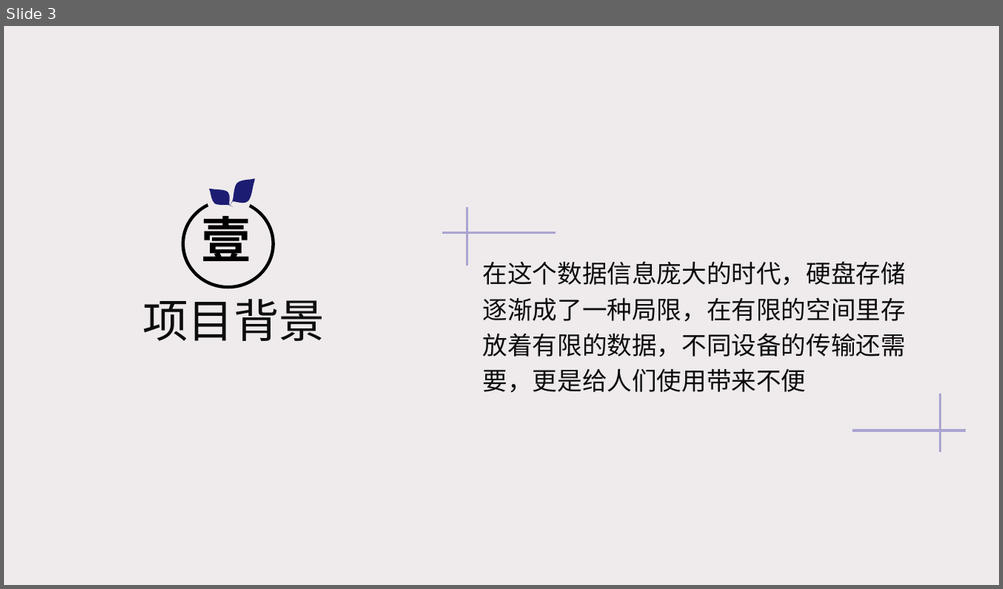
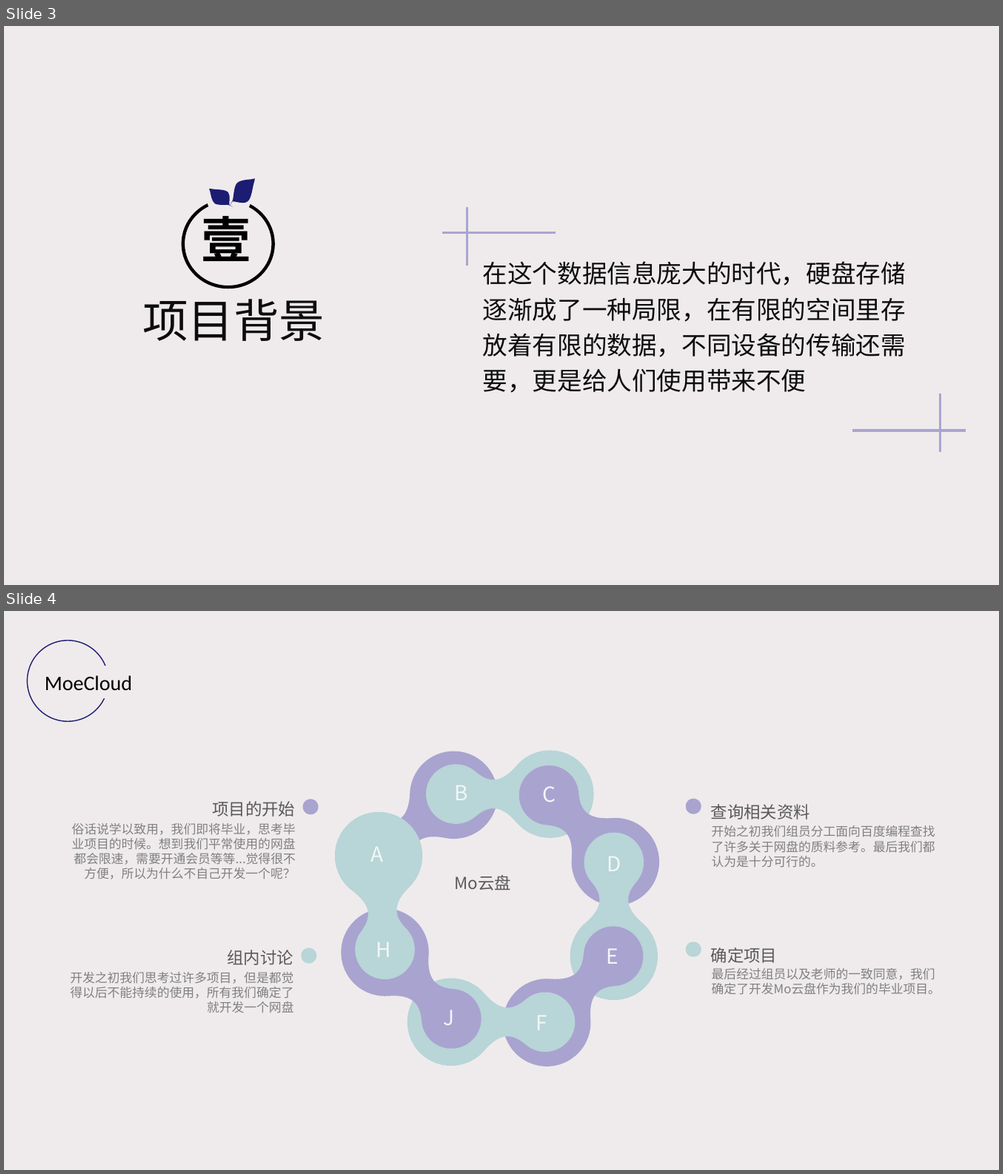
Before and after one commit to HopuTeam/MoeCloud, a slide deck: MoeCloud.pptx. Shown one above the other, each under a label of ours: slide 3 before the commit, slides 3 and 4 after it. The pictures are 1003x589 and 1003x1174 pixels, drawn with LibreOffice and Linux fonts; fonts in the diff are those of the drawing. Boxes give left, top, right and bottom in pixels: in the first picture for what was removed or moved away, otherwise in the second. Text is boxed around its words. In the diff, an @@ line names an element or a change of style, - is before the commit and + after.

```diff
--- a/MoeCloud.pptx
+++ b/MoeCloud.pptx
@@ slide 4 added at (x1=4, y1=611, x2=999, y2=1170), background #EFEBEC @@
@@ ellipse added at (x1=27, y1=640, x2=108, y2=721), outline #1C1C73 1 pt @@
@@ text added at (x1=45, y1=675, x2=132, y2=691), 20 pt, text #000000 @@
+MoeCloud
@@ text added at (x1=212, y1=801, x2=295, y2=817), 16 pt, text #595959 @@
+项目的开始
@@ rounded rectangle added at (x1=302, y1=799, x2=318, y2=815), fill #A9A3D0 @@
@@ rounded rectangle added at (x1=686, y1=799, x2=701, y2=815), fill #A9A3D0 @@
@@ text added at (x1=711, y1=804, x2=810, y2=820), 16 pt, text #595959 @@
+查询相关资料
@@ text added at (x1=72, y1=823, x2=296, y2=880), 12 pt, text #808080 @@
+俗话说学以致用，我们即将毕业，思考毕业项目的时候。想到我们平常使用的网盘都会限速，需要开通会员等等...觉得很不方便，所以为什么不自己开发一个呢？
@@ text added at (x1=711, y1=826, x2=935, y2=867), 12 pt, text #808080 @@
+开始之初我们组员分工面向百度编程查找了许多关于网盘的质料参考。最后我们都认为是十分可行的。
@@ group added at (x1=335, y1=751, x2=659, y2=1067): 9 texts, 8 freeform shapes @@
+C
+F
+E
+D
+A
+H
+J
+B
+Mo云盘
@@ rounded rectangle added at (x1=686, y1=943, x2=701, y2=957), fill #B8D5D7 @@
@@ text added at (x1=227, y1=950, x2=293, y2=965), 16 pt, text #595959 @@
+组内讨论
@@ rounded rectangle added at (x1=301, y1=948, x2=316, y2=964), fill #B8D5D7 @@
@@ text added at (x1=711, y1=948, x2=777, y2=963), 16 pt, text #595959 @@
+确定项目
@@ text added at (x1=70, y1=972, x2=293, y2=1013), 12 pt, text #808080 @@
+开发之初我们思考过许多项目，但是都觉得以后不能持续的使用，所有我们确定了就开发一个网盘
@@ text added at (x1=711, y1=968, x2=940, y2=994), 12 pt, text #808080 @@
+最后经过组员以及老师的一致同意，我们确定了开发Mo云盘作为我们的毕业项目。
```
Also in this commit, not shown: 6 slides changed, 6 other slides added, 11 slides removed, 1 other file.
